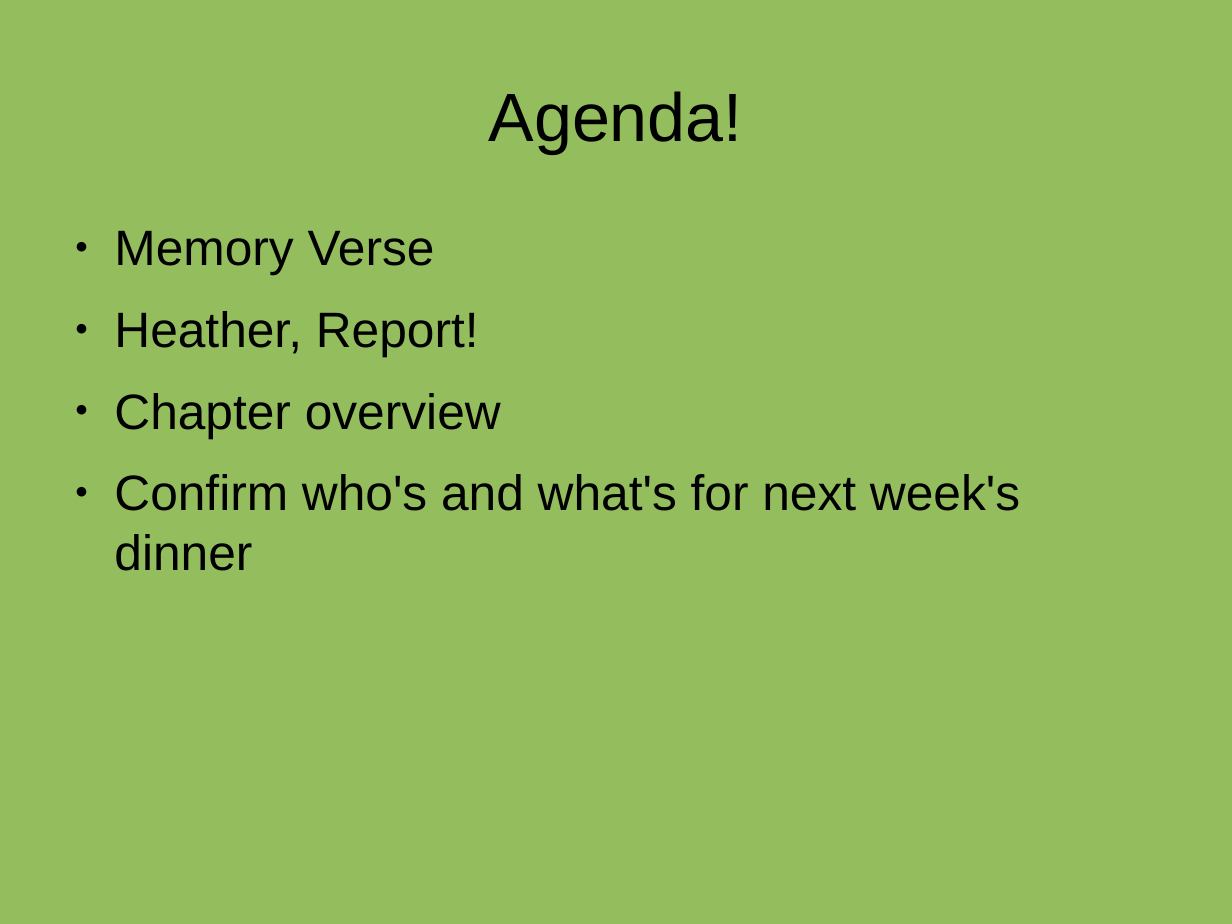
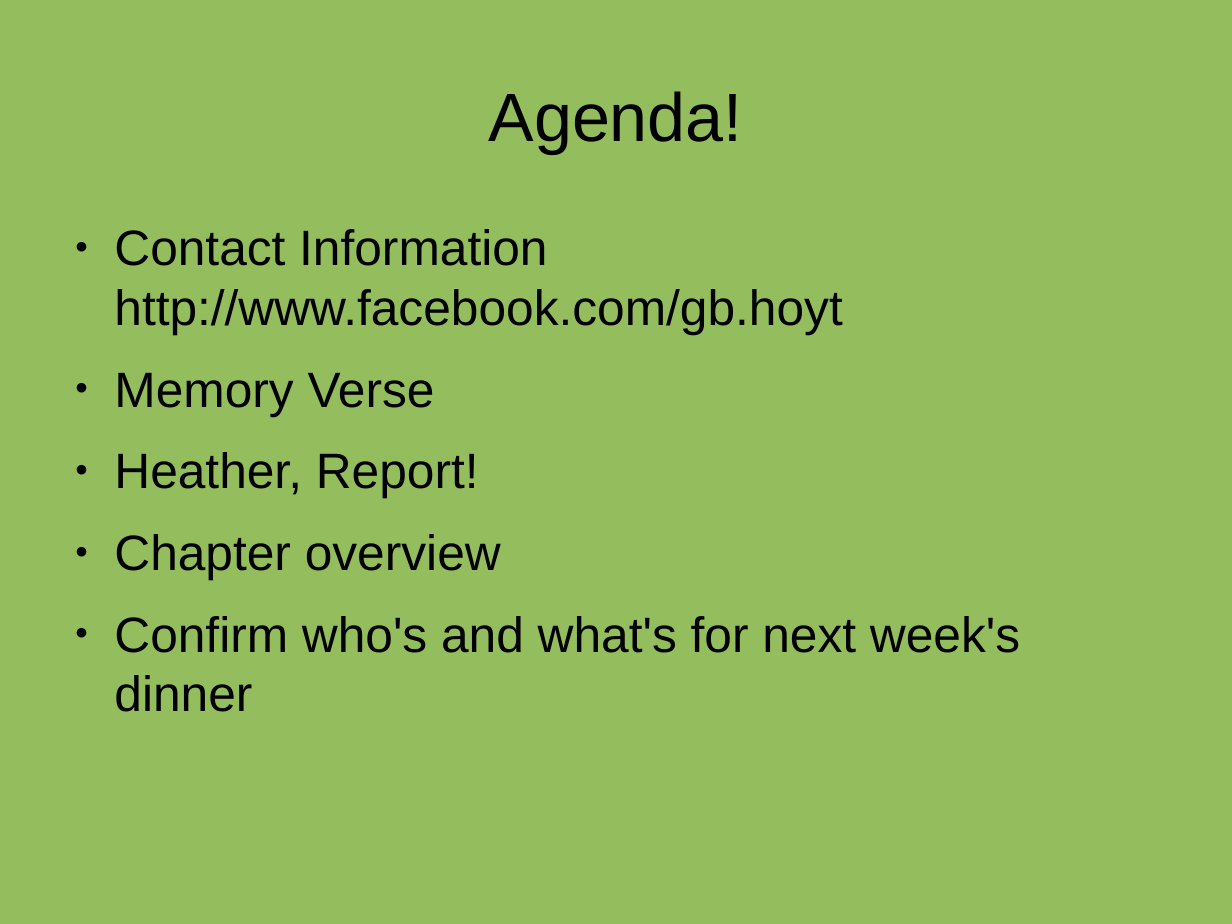
Before and after one commit to qrprat77/sunday_nite_class, a slide deck: slide 1 of sunday_nite_chapter_two.odp. Drawn at 1232x924 pixels with LibreOffice and Linux fonts; fonts in the diff are those of the drawing. Boxes give left, top, right and bottom in pixels: in the first picture for what was removed or moved away, otherwise in the second. Text is boxed around its words. In the diff, an @@ line names an element or a change of style, - is before the commit and + after.

Commit message:
corrected spelling mistake, added agenda item

```diff
--- a/sunday_nite_chapter_two.odp
+++ b/sunday_nite_chapter_two.odp
@@ text at bbox=[114, 229, 842, 335]: paragraph added @@
+● Contact Information http://www.facebook.com/gb.hoyt
```
Also in this commit, not shown: 1 other slide changed.
